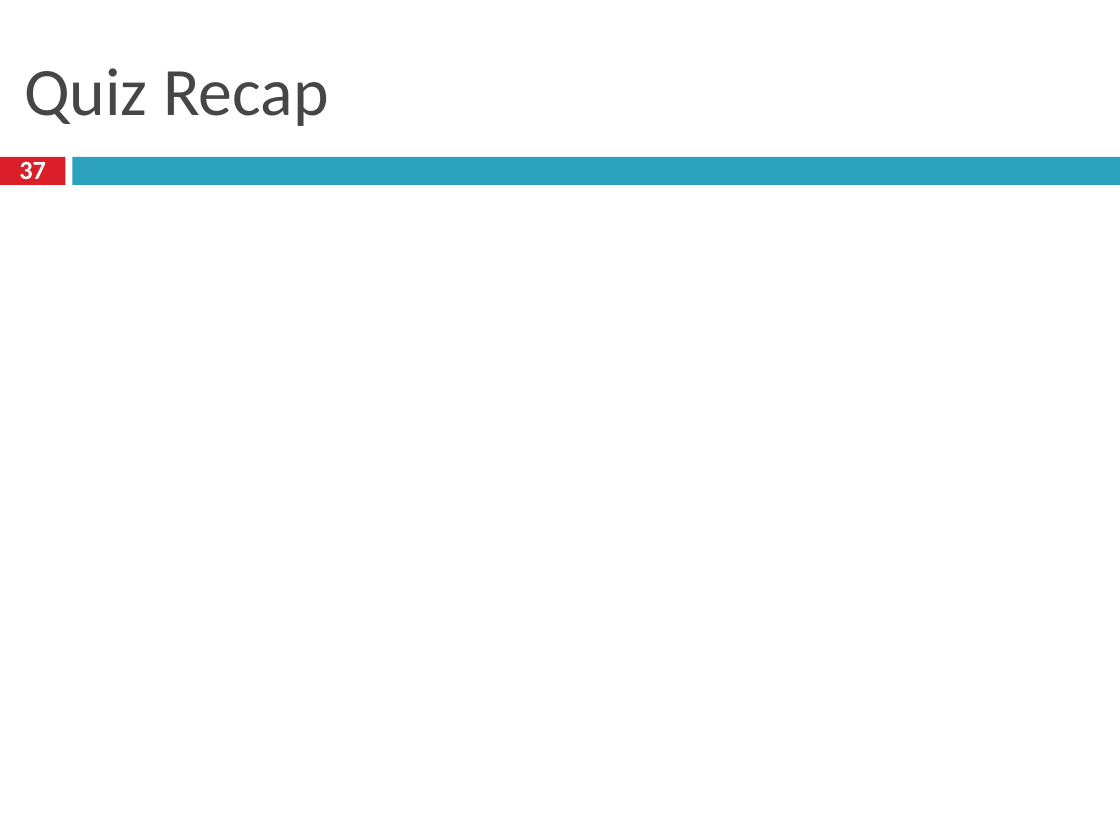
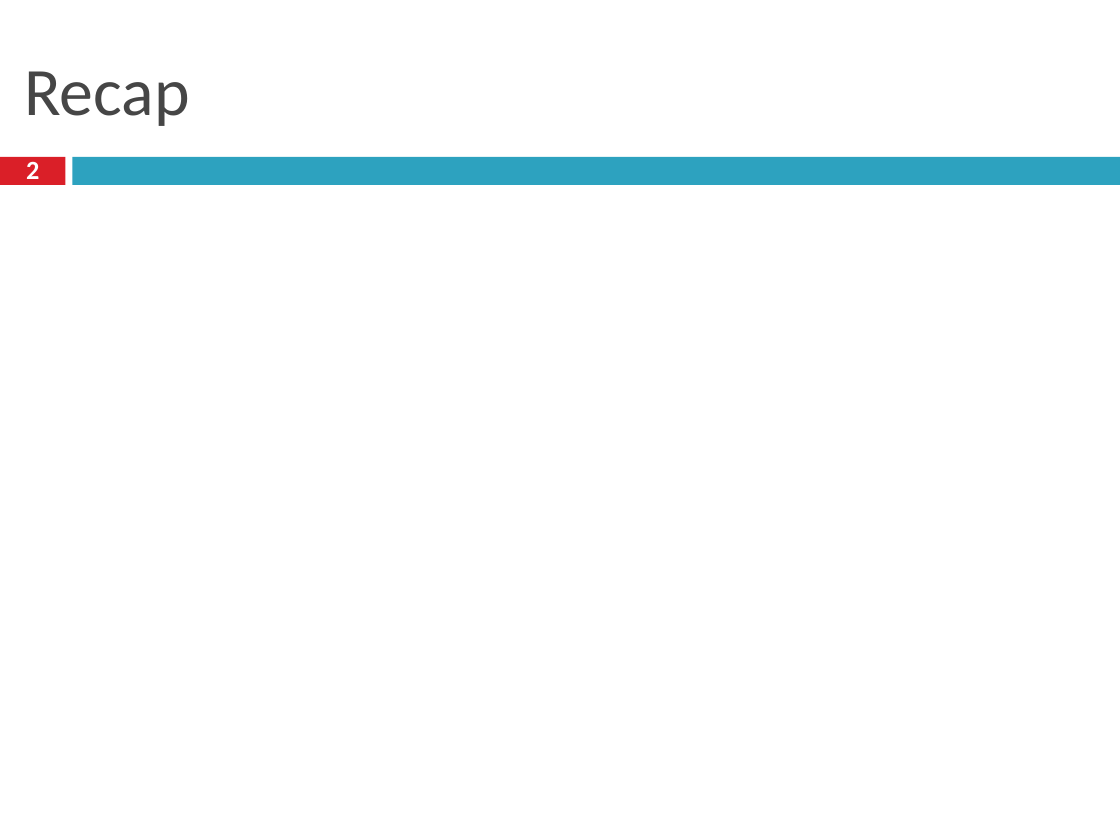
Before and after one commit to taejoong/taejoong.github.io, a slide deck: slide 2 of courses/csci-351/handouts/12-DNS.pptx (slide 37 before the commit). Drawn at 1120x840 pixels with LibreOffice and Linux fonts; fonts in the diff are those of the drawing. Boxes give left, top, right and bottom in pixels: in the first picture for what was removed or moved away, otherwise in the second. Text is boxed around its words. In the diff, an @@ line names an element or a change of style, - is before the commit and + after.

```diff
--- a/courses/csci-351/handouts/12-DNS.pptx
+++ b/courses/csci-351/handouts/12-DNS.pptx
@@ title at box(24, 71, 190, 126): text changed @@
-Quiz Recap
+Recap
@@ page number at box(26, 161, 39, 186): text changed @@
-37
+2
```
Also in this commit, not shown: 6 other slides changed, 1 slide added, 13 slides removed, 3 other files.
